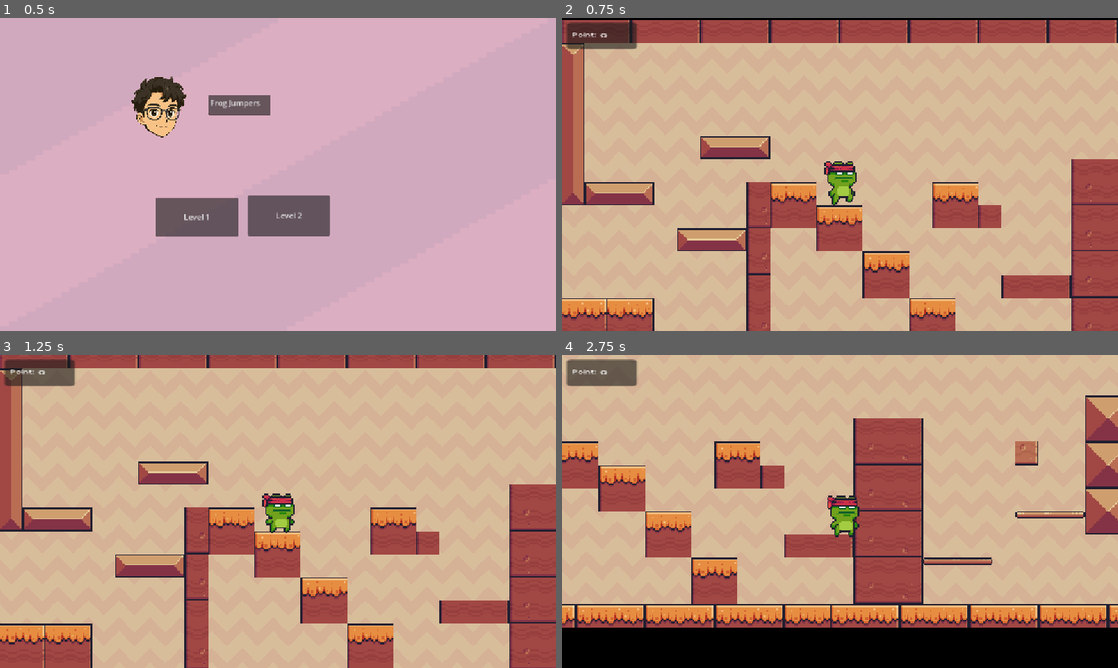
Above: before the commit, frames 1-4 (two rows, left to right).
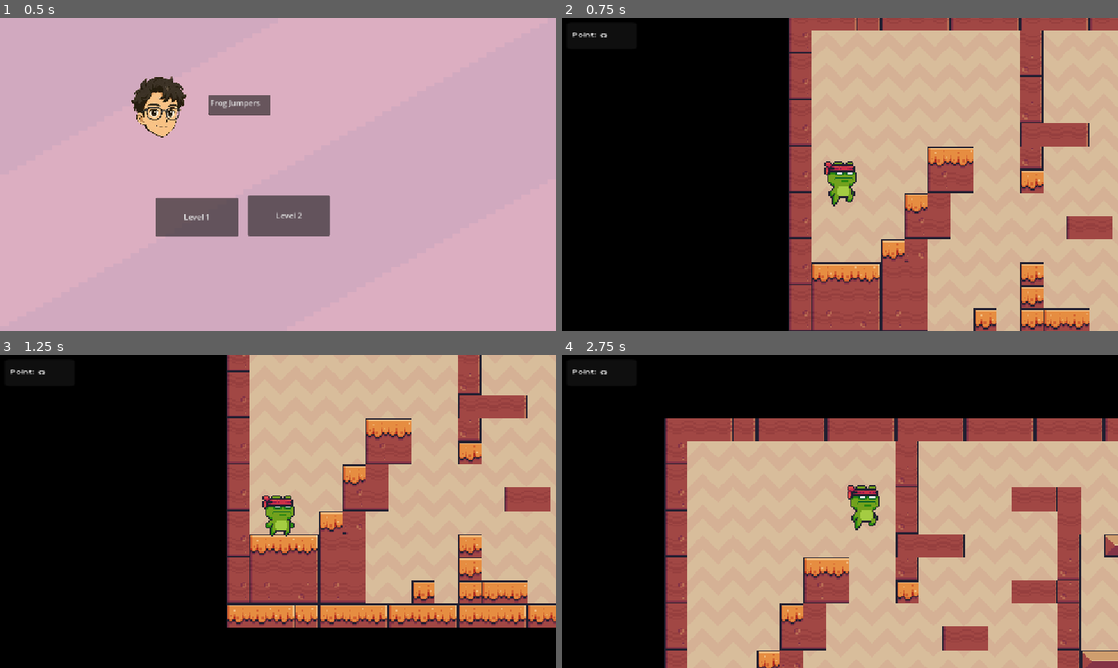
Above: after the commit, the same moments.

Repository: yeasin2002/frog-jumper
Game: Godot game, scene res://scense/main_menu.tscn
Same seed, same stepped clock (60 frames per second), same inputs: the game is played once before the commit and once after it.
Inputs:
- Up to frame 1 (0.5 s): no input
- Up to frame 2 (0.75 s): click "Level 2" at 0.5 s
- Up to frame 3 (1.25 s): no input
- Up to frame 4 (2.75 s): tap Enter (ui_accept) at 1.25, 1.52, 2.27 s; hold Right (ui_right) from 1.28 s (still down)

Frame 1 is identical in both runs. In frame 2, 65% of the frame differs, in the area x 0-100%, y 0-100%; in frame 3, 73%; in frame 4, 72%.

Commit message:
feat: created both level sync, and level navigarion while finished

Diff:
--- /dev/null
+++ b/scense/finish.gd
@@ -0,0 +1,6 @@
+extends Area2D
+@export var targetLevel  = PackedScene
+
+func _on_body_entered(body: Node2D) -> void:
+	if(body.name == "CharacterBody2D"):
+		get_tree().change_scene_to_packed(targetLevel)
--- /dev/null
+++ b/scense/finish.tscn
@@ -0,0 +1,22 @@
+[gd_scene load_steps=4 format=3 uid="uid://bd22dumo2xsxn"]
+
+[ext_resource type="Texture2D" uid="uid://x7w5rbuqx2m1" path="res://assets/Pixel Adventure 1/Items/Checkpoints/End/End (Idle).png" id="1_8iu2b"]
+[ext_resource type="Script" uid="uid://2ye2sdvh1tcy" path="res://scense/finish.gd" id="1_jm02d"]
+
+[sub_resource type="RectangleShape2D" id="RectangleShape2D_qn3nj"]
+size = Vector2(49, 49)
+
+[node name="finish" type="Area2D"]
+script = ExtResource("1_jm02d")
+
+[node name="Sprite2D" type="Sprite2D" parent="."]
+texture_filter = 1
+position = Vector2(110, 165)
+scale = Vector2(1.08594, 1.14063)
+texture = ExtResource("1_8iu2b")
+
+[node name="CollisionShape2D" type="CollisionShape2D" parent="."]
+position = Vector2(110.5, 177.5)
+shape = SubResource("RectangleShape2D_qn3nj")
+
+[connection signal="body_entered" from="." to="." method="_on_body_entered"]
--- a/scense/level-1.tscn
+++ b/scense/level-1.tscn
@@ -4,7 +4,8 @@
 [ext_resource type="Texture2D" uid="uid://bfl6jyexcm0o8" path="res://assets/Green.png" id="2_80hq0"]
 [ext_resource type="Texture2D" uid="uid://1601dukrfchm" path="res://assets/Terrain (16x16).png" id="3_4l73a"]
 [ext_resource type="PackedScene" uid="uid://bq0ild37hjvo8" path="res://scense/main-character.tscn" id="4_u0xgx"]
-[ext_resource type="Texture2D" uid="uid://x7w5rbuqx2m1" path="res://assets/Pixel Adventure 1/Items/Checkpoints/End/End (Idle).png" id="5_tc072"]
+[ext_resource type="PackedScene" uid="uid://bd22dumo2xsxn" path="res://scense/finish.tscn" id="5_ot4ep"]
+[ext_resource type="PackedScene" uid="uid://bith2c1wm5t2l" path="res://scense/level-2.tscn" id="6_80hq0"]
 [ext_resource type="PackedScene" uid="uid://v2sgwb5rgu48" path="res://scense/collectable_cherries.tscn" id="6_r8x4a"]
 
 [sub_resource type="TileSetAtlasSource" id="TileSetAtlasSource_tda05"]
@@ -202,9 +203,6 @@
 physics_layer_0/collision_layer = 1
 sources/0 = SubResource("TileSetAtlasSource_tda05")
 
-[sub_resource type="RectangleShape2D" id="RectangleShape2D_qn3nj"]
-size = Vector2(49, 49)
-
 [node name="Node" type="Node"]
 
 [node name="GameManager" type="Node" parent="."]
@@ -237,18 +235,9 @@
 position_smoothing_enabled = true
 position_smoothing_speed = 7.0
 
-[node name="finish" type="Area2D" parent="sceneObject"]
+[node name="finish" parent="sceneObject" instance=ExtResource("5_ot4ep")]
 position = Vector2(3698, 421)
-
-[node name="Sprite2D" type="Sprite2D" parent="sceneObject/finish"]
-texture_filter = 1
-position = Vector2(110, 165)
-scale = Vector2(1.08594, 1.14063)
-texture = ExtResource("5_tc072")
-
-[node name="CollisionShape2D" type="CollisionShape2D" parent="sceneObject/finish"]
-position = Vector2(110.5, 177.5)
-shape = SubResource("RectangleShape2D_qn3nj")
+targetLevel = ExtResource("6_80hq0")
 
 [node name="charries" type="Node" parent="sceneObject"]
 
--- a/scense/level-2.tscn
+++ b/scense/level-2.tscn
@@ -4,7 +4,8 @@
 [ext_resource type="Texture2D" uid="uid://coq0h3vdind4k" path="res://assets/Pixel Adventure 1/Background/Brown.png" id="2_ptcma"]
 [ext_resource type="Texture2D" uid="uid://1601dukrfchm" path="res://assets/Terrain (16x16).png" id="3_a2qa4"]
 [ext_resource type="PackedScene" uid="uid://bq0ild37hjvo8" path="res://scense/main-character.tscn" id="4_cp7yu"]
-[ext_resource type="Texture2D" uid="uid://x7w5rbuqx2m1" path="res://assets/Pixel Adventure 1/Items/Checkpoints/End/End (Idle).png" id="5_ejhdg"]
+[ext_resource type="PackedScene" uid="uid://bd22dumo2xsxn" path="res://scense/finish.tscn" id="5_l4hbx"]
+[ext_resource type="PackedScene" uid="uid://cl77dcg2fgnim" path="res://scense/main_menu.tscn" id="6_l4hbx"]
 
 [sub_resource type="TileSetAtlasSource" id="TileSetAtlasSource_tda05"]
 texture = ExtResource("3_a2qa4")
@@ -245,9 +246,6 @@
 physics_layer_0/collision_layer = 1
 sources/0 = SubResource("TileSetAtlasSource_tda05")
 
-[sub_resource type="RectangleShape2D" id="RectangleShape2D_qn3nj"]
-size = Vector2(49, 49)
-
 [node name="Node" type="Node"]
 
 [node name="GameManager" type="Node" parent="."]
@@ -273,25 +271,16 @@
 layer_0/tile_data = PackedInt32Array(851968, 458752, 4, 851969, 524288, 4, 851970, 524288, 4, 851971, 393216, 4, 851972 …(7682 unchanged characters)…
 
 [node name="CharacterBody2D" parent="sceneObject" instance=ExtResource("4_cp7yu")]
-position = Vector2(2236, 23)
+position = Vector2(-106, 49)
 
 [node name="Camera2D" type="Camera2D" parent="sceneObject/CharacterBody2D"]
 position = Vector2(166, 239)
 position_smoothing_enabled = true
 position_smoothing_speed = 7.0
 
-[node name="finish" type="Area2D" parent="sceneObject"]
-position = Vector2(3698, 421)
-
-[node name="Sprite2D" type="Sprite2D" parent="sceneObject/finish"]
-texture_filter = 1
-position = Vector2(110, 165)
-scale = Vector2(1.08594, 1.14063)
-texture = ExtResource("5_ejhdg")
-
-[node name="CollisionShape2D" type="CollisionShape2D" parent="sceneObject/finish"]
-position = Vector2(110.5, 177.5)
-shape = SubResource("RectangleShape2D_qn3nj")
+[node name="finish" parent="sceneObject" instance=ExtResource("5_l4hbx")]
+position = Vector2(3676, 408)
+targetLevel = ExtResource("6_l4hbx")
 
 [node name="UI" type="CanvasLayer" parent="."]
 
Not shown, added: scense/finish.gd.uid
